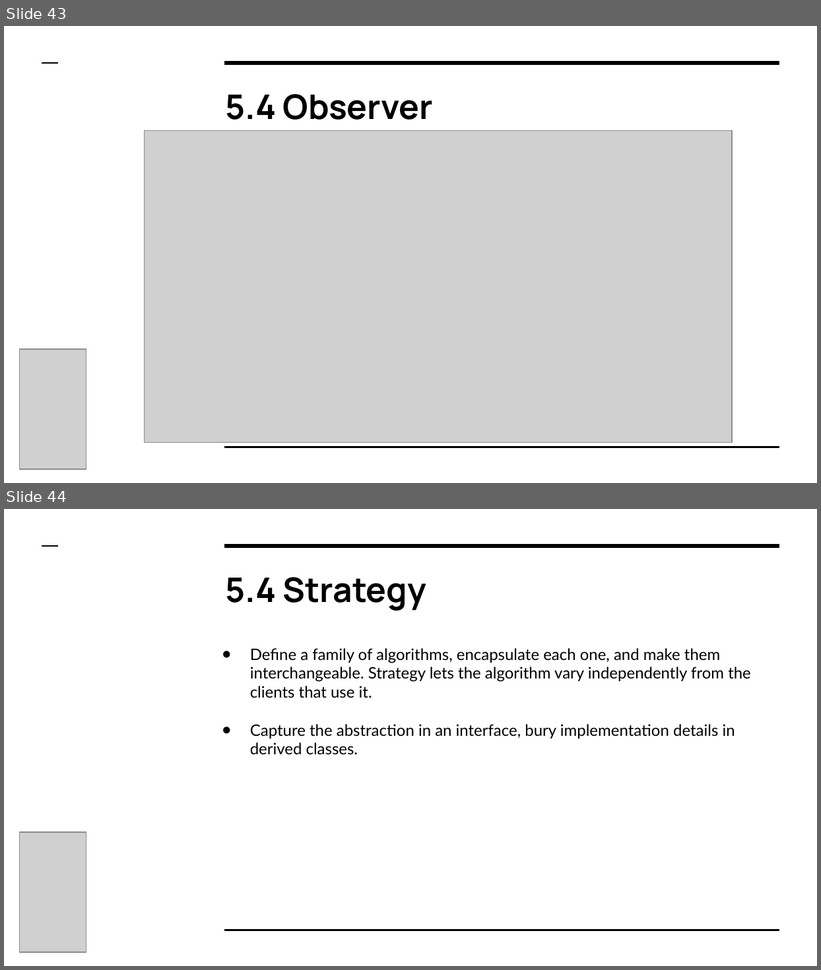
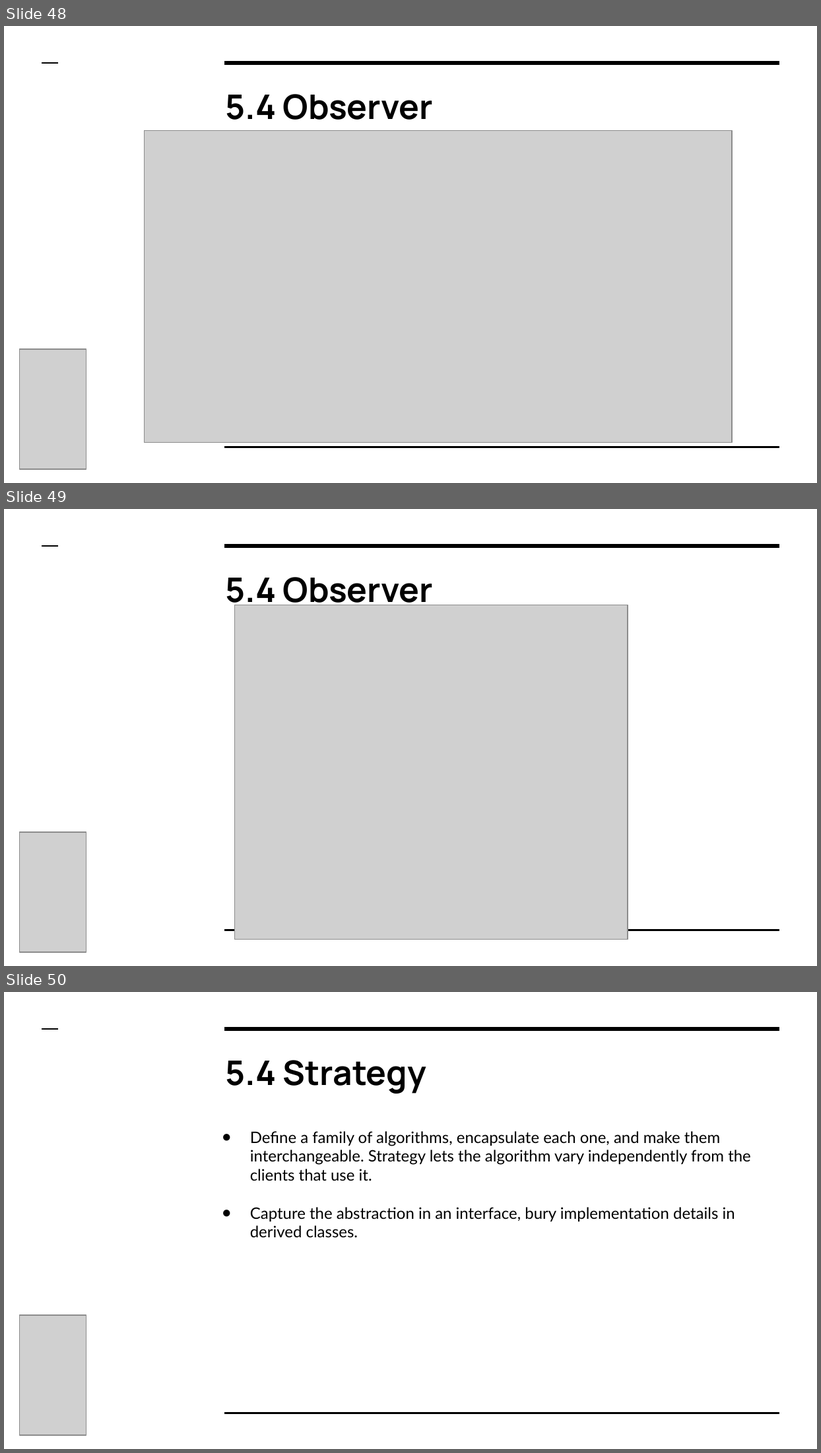
Before and after one commit to miguelbravo7/Exposicion_DP, a slide deck: Presentacion.pptx. Shown one above the other, each under a label of ours: slides 43 and 44 before the commit, slides 48, 49 and 50 after it. The pictures are 821x970 and 821x1453 pixels, drawn with LibreOffice and Linux fonts; fonts in the diff are those of the drawing; grey boxes stand for pictures. Boxes give left, top, right and bottom in pixels: in the first picture for what was removed or moved away, otherwise in the second. Text is boxed around its words. In the diff, an @@ line names an element or a change of style, - is before the commit and + after.

```diff
--- a/Presentacion.pptx
+++ b/Presentacion.pptx
@@ slide 49 added at box(4, 509, 817, 966), background #FFFFFF; not listed: 3 template elements that a slide beside it also shows @@
@@ title added at box(226, 577, 433, 611), 30 pt, text #000000, bold @@
+5.4 Observer
@@ picture added at box(235, 605, 628, 940) @@
@@ picture added at box(19, 832, 86, 953) @@
@@ what was slide 43 is now slide 48 @@
@@ what was slide 44 is now slide 50 @@
```
Also in this commit, not shown: 6 slides changed, 8 other slides added.
